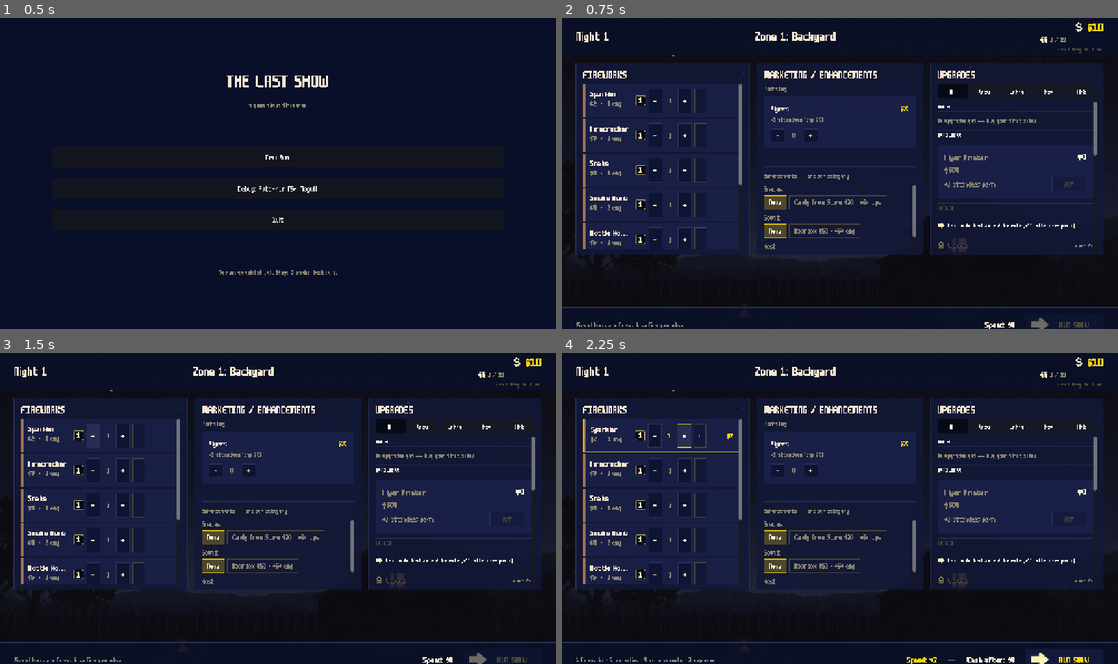
Above: before the commit, frames 1-4 (two rows, left to right).
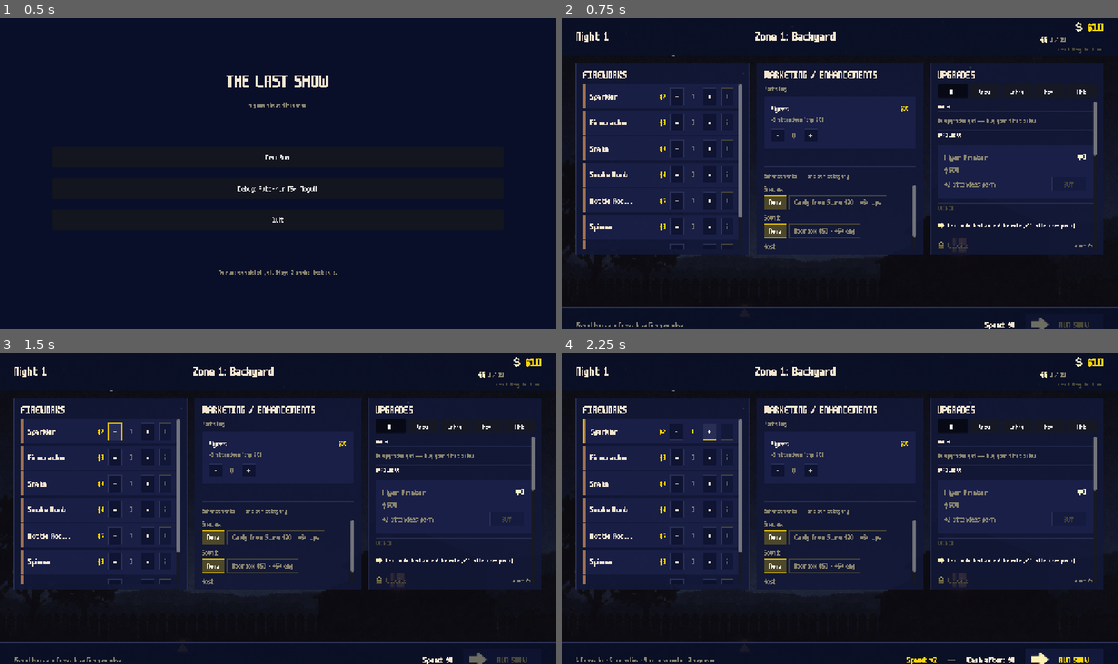
Above: after the commit, the same moments.

Repository: missingpagestudios/launch-game
Game: Godot game, scene res://scenes/title.tscn
Same seed, same stepped clock (60 frames per second), same inputs: the game is played once before the commit and once after it.
Inputs:
- Up to frame 1 (0.5 s): no input
- Up to frame 2 (0.75 s): click "New Run" at 0.5 s
- Up to frame 3 (1.5 s): click "-" at 1.25 s
- Up to frame 4 (2.25 s): click "+" at 2 s

Frame 1 is identical in both runs. In frame 2, 1.6% of the frame differs, in the area x 3-33%, y 22-75%; in frame 3, 1.7%; in frame 4, 1.7%.

Commit message:
Collapse firework row to one line: name / price / stepper / info
Single-line layout per Rob:

  │▎ Sparkler                  $2   [-] 0 [+]  [i] │

Tier stripe + name take the left, per-unit price in a fixed-width
right-aligned slot so the stepper column lines up, then [-] / qty /
[+] / [i]. Engagement and the per-row cost preview drop off the row
— both still surfaced via the info popup and the footer total.

Row height goes 76 → 56.

Co-Authored-By: Claude Opus 4.7 (1M context) <noreply@anthropic.com>

Diff:
--- a/scripts/screens/PlanningScreen.gd
+++ b/scripts/screens/PlanningScreen.gd
@@ -314,7 +314,7 @@
 	var affordable: bool = float(cost) <= GameState.money
 
 	var wrap := PanelContainer.new()
-	wrap.custom_minimum_size = Vector2(0, 76)
+	wrap.custom_minimum_size = Vector2(0, 56)
 	var style := _row_style(ROW_BG if affordable else ROW_BG_UNAFFORD)
 	wrap.add_theme_stylebox_override("panel", style)
 
@@ -331,55 +331,48 @@
 	pad.size_flags_horizontal = Control.SIZE_EXPAND_FILL
 	pad.add_theme_constant_override("margin_left", 12)
 	pad.add_theme_constant_override("margin_right", 12)
-	pad.add_theme_constant_override("margin_top", 10)
-	pad.add_theme_constant_override("margin_bottom", 10)
+	pad.add_theme_constant_override("margin_top", 8)
+	pad.add_theme_constant_override("margin_bottom", 8)
 	outer.add_child(pad)
 
 	var content := HBoxContainer.new()
 	content.add_theme_constant_override("separation", 10)
 	pad.add_child(content)
 
-	# Left column: name on top (white), price underneath (muted).
-	var left := VBoxContainer.new()
-	left.size_flags_horizontal = Control.SIZE_EXPAND_FILL
-	left.add_theme_constant_override("separation", 2)
-	var name_color: Color = TEXT if affordable else MUTED
-	var name_lbl := _label_sized(String(fw.name), SIZE_BODY, name_color)
+	# Name — flexible width, ellipsises if the firework name is long.
+	var name_lbl := _label_sized(String(fw.name), SIZE_BODY, TEXT if affordable else MUTED)
+	name_lbl.size_flags_horizontal = Control.SIZE_EXPAND_FILL
 	name_lbl.clip_text = true
 	name_lbl.text_overrun_behavior = TextServer.OVERRUN_TRIM_ELLIPSIS
-	left.add_child(name_lbl)
-	var price_text: String = "$%s  ·  %d eng" % [_fmt_num(cost), int(fw.get("engagement", 0))]
-	var price_lbl := _label_sized(price_text, SIZE_STATS, MUTED if affordable else DIM)
+	content.add_child(name_lbl)
+
+	# Per-unit price, right-aligned in its own fixed-width slot so stepper
+	# lines up regardless of price length.
+	var price_lbl := _label_sized("$%s" % _fmt_num(cost), SIZE_STATS, GOLD if affordable else MUTED)
+	price_lbl.custom_minimum_size = Vector2(64, 0)
+	price_lbl.horizontal_alignment = HORIZONTAL_ALIGNMENT_RIGHT
 	price_lbl.clip_text = true
-	price_lbl.text_overrun_behavior = TextServer.OVERRUN_TRIM_ELLIPSIS
-	left.add_child(price_lbl)
-	content.add_child(left)
-
-	# Right column: tier icon + stepper + cost preview.
-	var right := HBoxContainer.new()
-	right.add_theme_constant_override("separation", 6)
-	right.alignment = BoxContainer.ALIGNMENT_END
-	var tier_icon := _icon(TIER_ICONS.get(tier, TIER_ICONS[1]), 24)
-	right.add_child(tier_icon)
+	content.add_child(price_lbl)
+
+	# Stepper: [-] qty [+]
 	var minus := _qty_button("-")
 	var qty_lbl := _label_sized("0", SIZE_STATS, MUTED)
 	qty_lbl.custom_minimum_size = Vector2(24, 0)
 	qty_lbl.horizontal_alignment = HORIZONTAL_ALIGNMENT_CENTER
 	var plus := _qty_button("+")
-	right.add_child(minus)
-	right.add_child(qty_lbl)
-	right.add_child(plus)
-
+	content.add_child(minus)
+	content.add_child(qty_lbl)
+	content.add_child(plus)
+
+	# Info
 	var info_btn := _info_button()
 	info_btn.pressed.connect(func() -> void: _show_firework_info(fw))
-	right.add_child(info_btn)
-
-	var cost_preview := _label_sized("", SIZE_STATS, GOLD)
-	cost_preview.custom_minimum_size = Vector2(56, 0)
-	cost_preview.horizontal_alignment = HORIZONTAL_ALIGNMENT_RIGHT
-	cost_preview.clip_text = true
-	right.add_child(cost_preview)
-	content.add_child(right)
+	content.add_child(info_btn)
+
+	# Cost preview is now in the info popup / footer — keep a hidden label
+	# for the stepper handler to keep updating without layout impact.
+	var cost_preview := Label.new()
+	cost_preview.visible = false
 
 	var entry := {
 		"fw": fw, "wrap": wrap, "style": style, "stripe": stripe,
